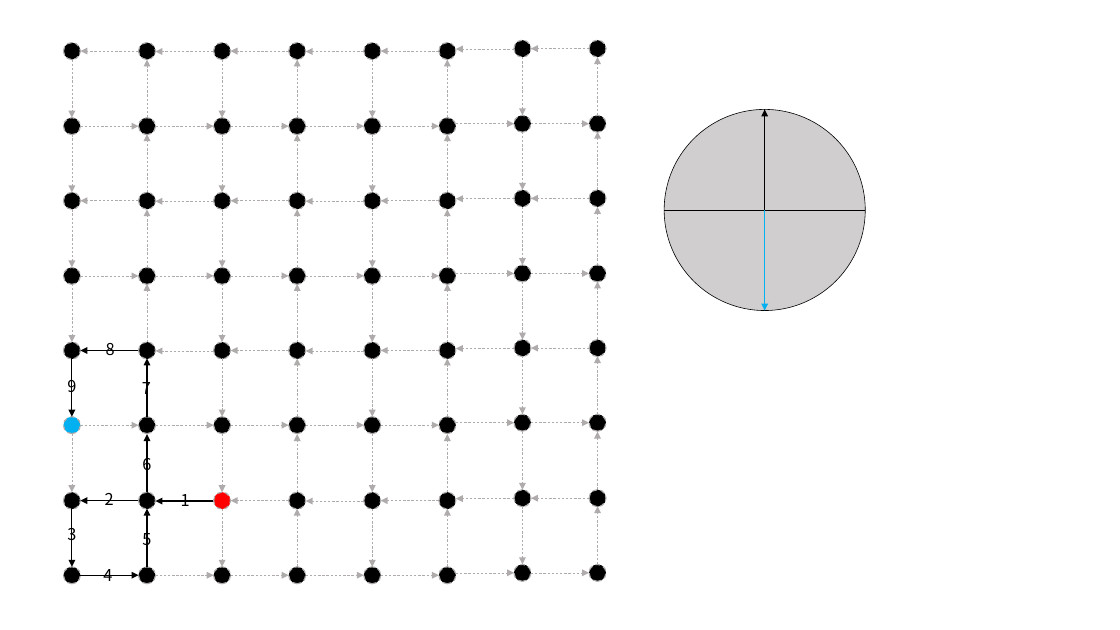
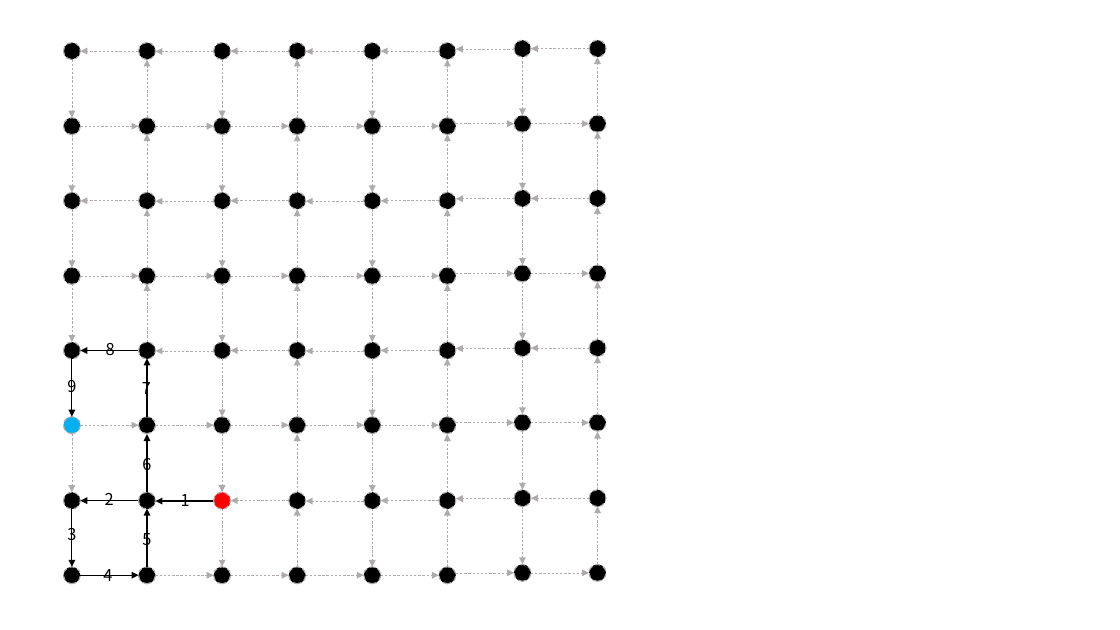
Before and after one commit to zyldgd/Sorting_System, a slide deck: slide 6 of arch.pptx. Drawn at 1120x630 pixels with LibreOffice and Linux fonts; fonts in the diff are those of the drawing. Boxes give left, top, right and bottom in pixels: in the first picture for what was removed or moved away, otherwise in the second. Text is boxed around its words. In the diff, an @@ line names an element or a change of style, - is before the commit and + after.

```diff
--- a/arch.pptx
+++ b/arch.pptx
@@ flow chart or removed at (665,109,865,310) @@
@@ arrow removed from (765, 210) to (765, 109) @@
@@ arrow removed from (765, 210) to (765, 311) @@
```
Also in this commit, not shown: 1 slide added, 4 other files.
